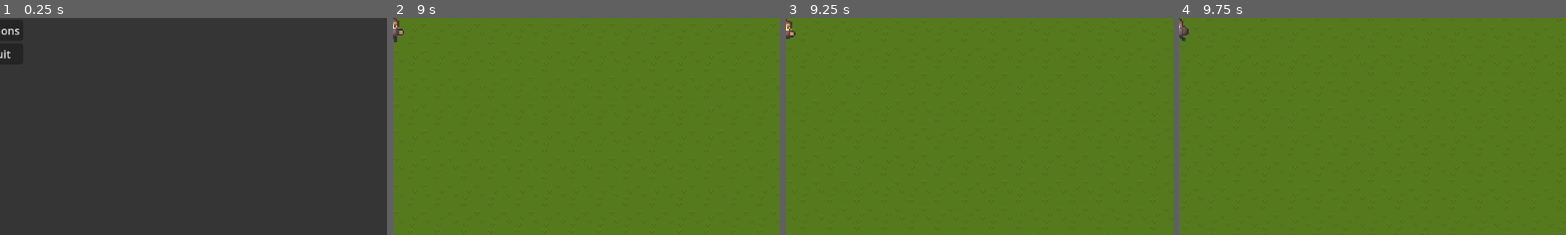
Above: before the commit, frames 1-4 (left to right).
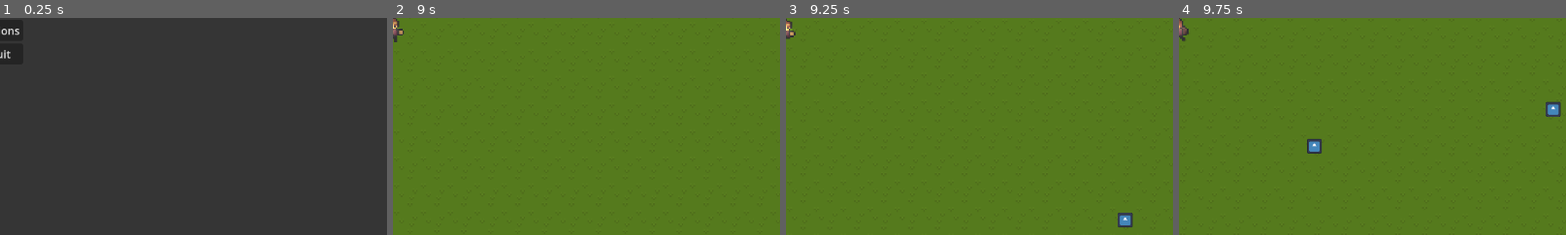
Above: after the commit, the same moments.

Repository: AlexFlasch/survivor-farm
Game: Godot game, scene res://scenes/levels/MainMenu.tscn
Same seed, same stepped clock (60 frames per second), same inputs: the game is played once before the commit and once after it. The engine's default icon, where the game draws it, is replaced by a stand-in: a white triangle on a blue panel in a dark square.
Inputs:
- Up to frame 1 (0.25 s): no input
- Up to frame 2 (9 s): click "Play" at 0.5 s; tap Enter at 1.25 s; hold W (move_up) 1.28-2.78 s; hold A (move_left) 2.78-4.28 s; hold S (move_down) 4.28-5.03 s; hold D (move_right) 5.03-5.78 s; hold W (move_up) 5.78-6.53 s; hold D (move_right) 6.53-8.78 s; hold S (move_down) from 8.78 s (still down)
- Up to frame 3 (9.25 s): keep holding S (move_down)
- Up to frame 4 (9.75 s): release S (move_down) at 9.53 s; hold A (move_left) from 9.53 s (still down)
The pictures show only the part of the screen within x 50-100%, y 47-97%; the shares and areas given below are measured in that part.

Frames 1-2 are identical in both runs. In frame 3, 0.3% of the frame differs, in the area x 85-90%, y 89-97%; in frame 4, 0.5%, in the area x 33-99%, y 38-63%.

Commit message:
feat: enable spawning during the day for zombies

Diff:
--- a/scenes/levels/World.tscn
+++ b/scenes/levels/World.tscn
@@ -15,7 +15,7 @@
 time_end = 60
 enemy_num = 1
 enemy_spawn_delay = 1
-spawn_day = false
+spawn_day = true
 spawn_night = true
 base_health = 1.0
 base_damage = 10.0
